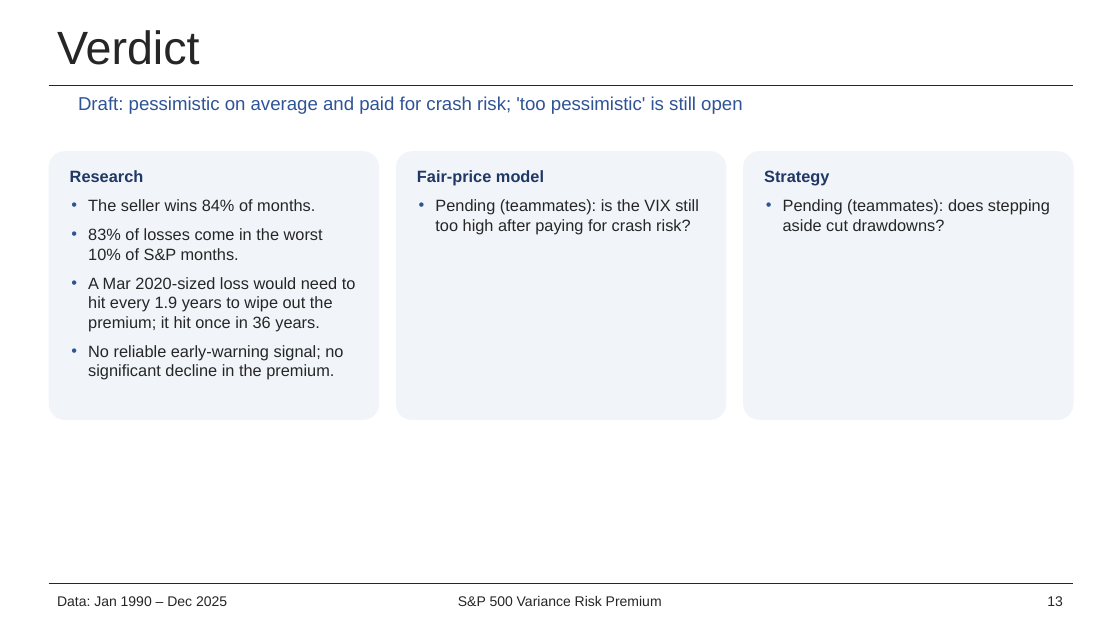
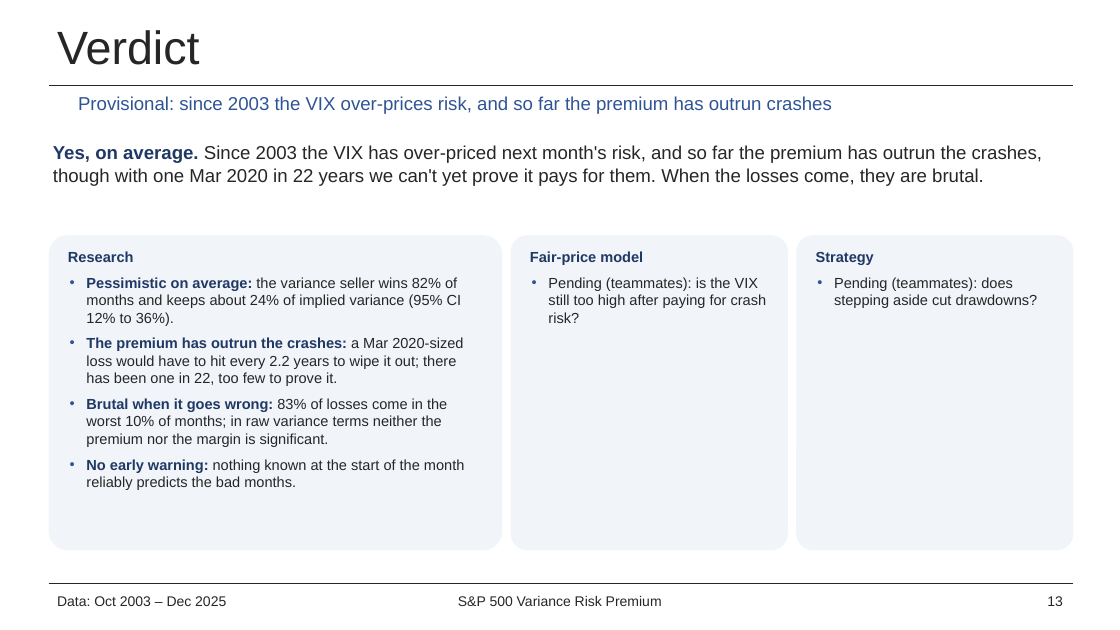
Before and after one commit to alston-yam/project_VIX, a slide deck: slide 13 of deck/VIX_pitch.pptx. Drawn at 1120x630 pixels with LibreOffice and Linux fonts; fonts in the diff are those of the drawing; background and template pictures are left out. Boxes give left, top, right and bottom in pixels: in the first picture for what was removed or moved away, otherwise in the second. Text is boxed around its words. In the diff, an @@ line names an element or a change of style, - is before the commit and + after.

```diff
--- a/deck/VIX_pitch.pptx
+++ b/deck/VIX_pitch.pptx
@@ text at (78, 96, 832, 114): text changed @@
-Draft: pessimistic on average and paid for crash risk; 'too pessimistic' is still open
+Provisional: since 2003 the VIX over-prices risk, and so far the premium has outrun crashes
@@ text added at (53, 145, 1042, 186), 16 pt, text #262626 @@
+Yes, on average. Since 2003 the VIX has over-priced next month's risk, and so far the premium has outrun the crashes, though with one Mar 2020 in 22 years we can't yet prove it pays for them. When the losses come, they are brutal.
@@ text removed at (70, 170, 356, 380) @@
-Research
-• The seller wins 84% of months.
-• 83% of losses come in the worst 10% of S&P months.
-• A Mar 2020-sized loss would need to hit every 1.9 years to wipe out the premium; it hit once in 36 years.
-• No reliable early-warning signal; no significant decline in the premium.
@@ rounded rectangle: place and size @@
-rounded rectangle at (49, 151, 379, 420)
+rounded rectangle at (49, 235, 502, 550)
@@ rounded rectangle: place and size @@
-rounded rectangle at (396, 151, 726, 420)
+rounded rectangle at (511, 235, 788, 550)
@@ rounded rectangle: place and size @@
-rounded rectangle at (744, 151, 1074, 420)
+rounded rectangle at (797, 235, 1074, 550)
@@ text added at (68, 251, 465, 490), 12.5 pt, text #262626 @@
+Research
+• Pessimistic on average: the variance seller wins 82% of months and keeps about 24% of implied variance (95% CI 12% to 36%).
+• The premium has outrun the crashes: a Mar 2020-sized loss would have to hit every 2.2 years to wipe it out; there has been one in 22, too few to prove it.
+• Brutal when it goes wrong: 83% of losses come in the worst 10% of months; in raw variance terms neither the premium nor the margin is significant.
+• No early warning: nothing known at the start of the month reliably predicts the bad months.
@@ text "Fair-price model" at (530, 251, 767, 323): size 14 to 12.5 pt; less space between paragraphs @@
@@ text "Fair-price model": place and size @@
-text "Fair-price model" at (417, 170, 699, 234)
+text "Fair-price model" at (530, 251, 767, 323)
@@ text "Strategy": place and size @@
-text "Strategy" at (764, 170, 1050, 231)
+text "Strategy" at (816, 252, 1038, 308)
@@ text "Strategy" at (816, 252, 1038, 308): size 14 to 12.5 pt; less space between paragraphs @@
@@ text at (57, 596, 226, 606): text changed @@
-Data: Jan 1990 – Dec 2025
+Data: Oct 2003 – Dec 2025
```
Also in this commit, not shown: 15 other slides changed, 1 slide added, 53 other files.
